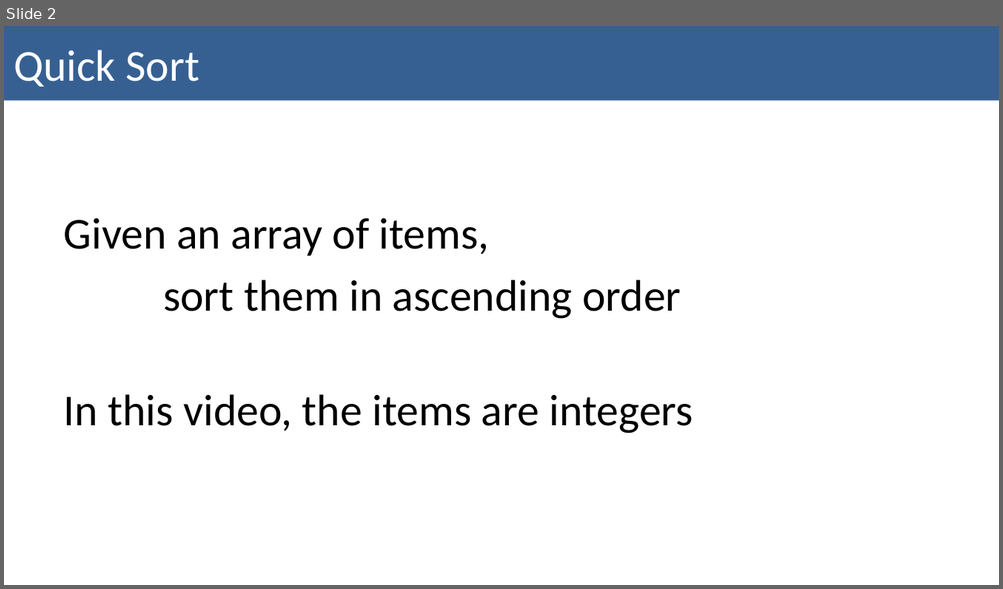
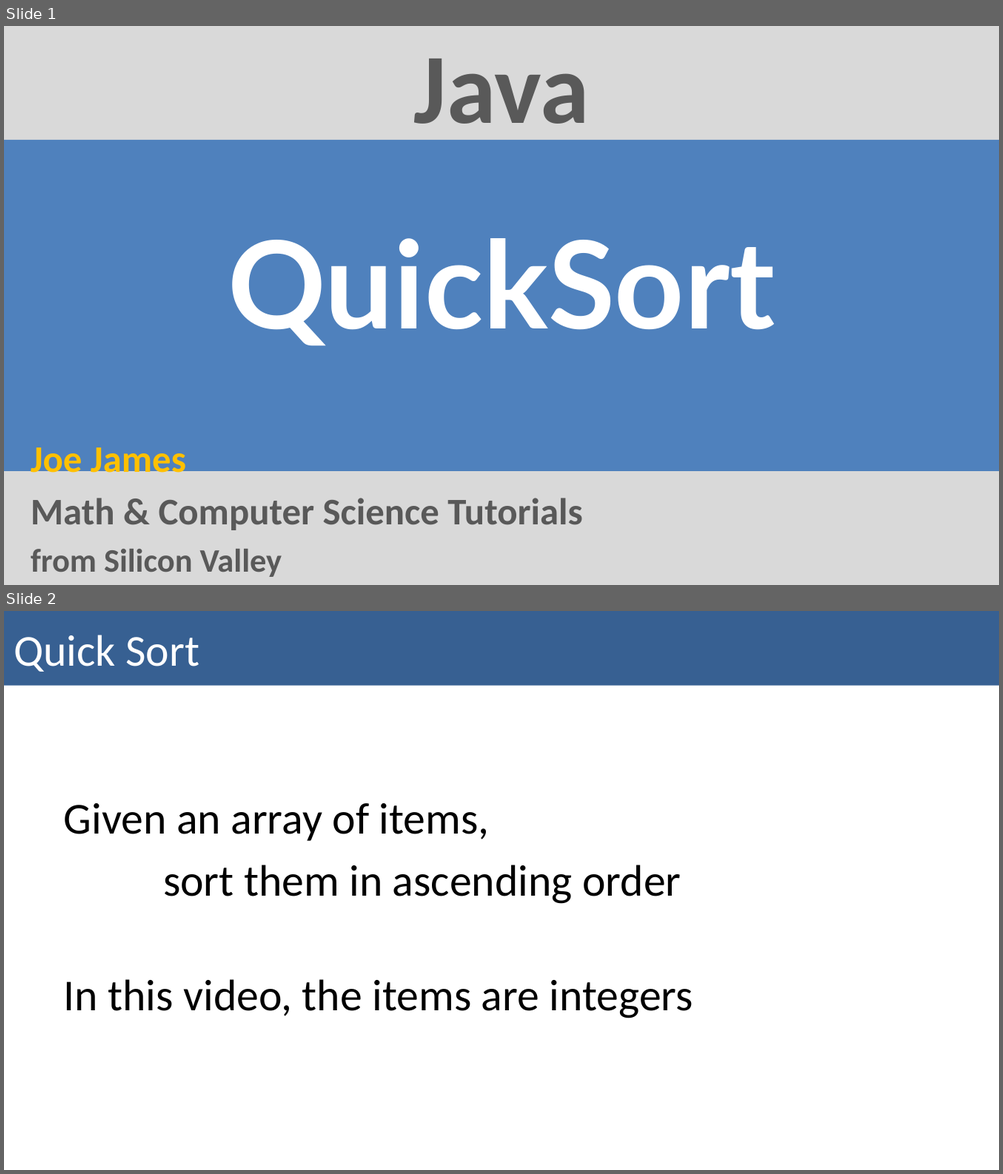
Before and after one commit to joeyajames/UsefulUtensils, a slide deck: Quick Sort.pptx. Shown one above the other, each under a label of ours: slide 2 before the commit, slides 1 and 2 after it. The pictures are 1003x589 and 1003x1174 pixels, drawn with LibreOffice and Linux fonts; fonts in the diff are those of the drawing. Boxes give left, top, right and bottom in pixels: in the first picture for what was removed or moved away, otherwise in the second. Text is boxed around its words. In the diff, an @@ line names an element or a change of style, - is before the commit and + after.

Commit message:
added 8 new ppt files

```diff
--- a/Quick Sort.pptx
+++ b/Quick Sort.pptx
@@ slide 1 added at (4,26,999,585), background #D9D9D9 @@
@@ text added at (414,59,589,146), 72 pt, text #595959, bold @@
+Java
@@ rectangle added at (4,141,999,471), fill #4F81BD @@
@@ title added at (227,238,774,346), 88 pt, text #FFFFFF, bold @@
+QuickSort
@@ subtitle added at (31,448,582,577), 27.2 pt, text #595959, bold @@
+Joe James
+Math & Computer Science Tutorials
+from Silicon Valley
```
Also in this commit, not shown: 1 slide removed, 7 other files.
